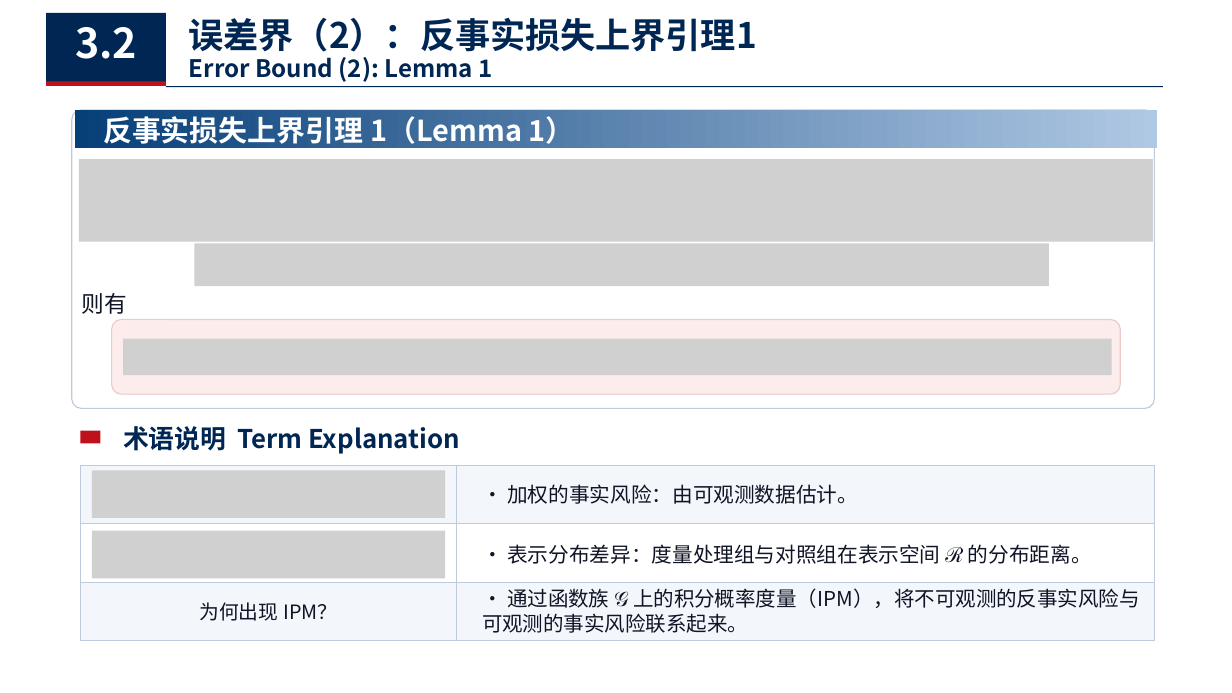
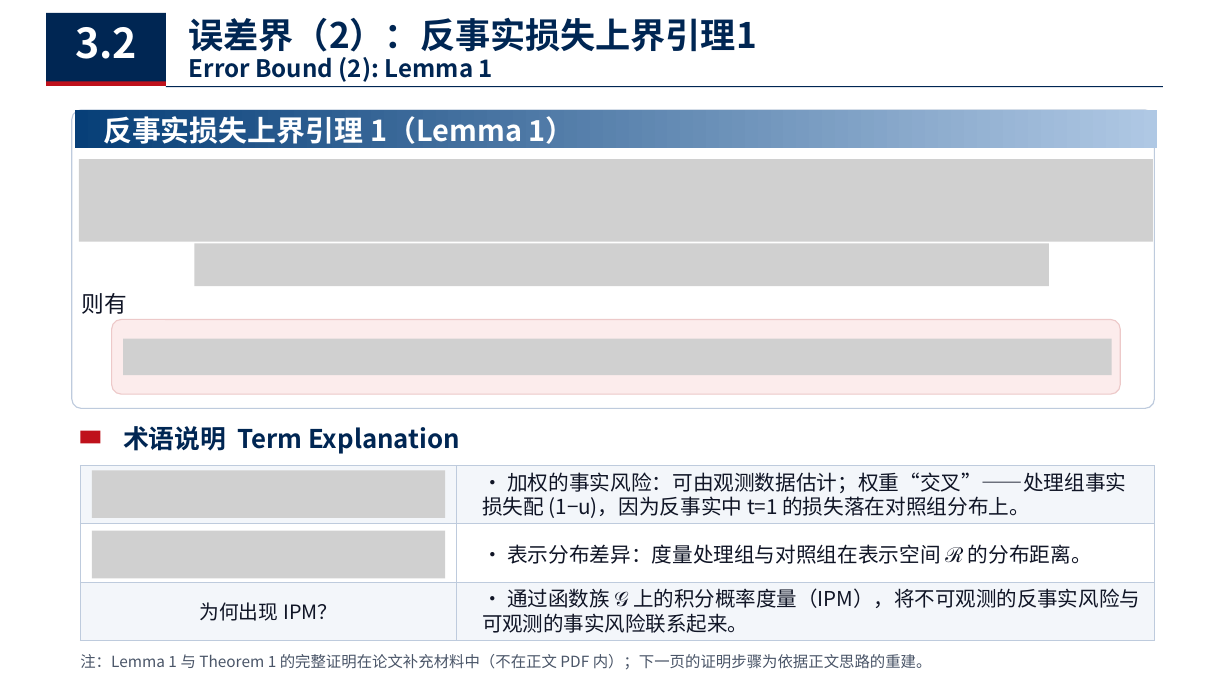
Before and after one commit to chanearly2002/Stastical_Computing, a slide deck: slide 15 of 个体处理效应估计.pptx (slide 11 before the commit). Drawn at 1232x693 pixels with LibreOffice and Linux fonts; fonts in the diff are those of the drawing; grey boxes stand for pictures. Boxes give left, top, right and bottom in pixels: in the first picture for what was removed or moved away, otherwise in the second. Text is boxed around its words. In the diff, an @@ line names an element or a change of style, - is before the commit and + after.

```diff
--- a/个体处理效应估计.pptx
+++ b/个体处理效应估计.pptx
@@ text at (482, 472, 1126, 518): text changed @@
-• 加权的事实风险：由可观测数据估计。
+• 加权的事实风险：可由观测数据估计；权重“交叉”——处理组事实损失配 (1−u)，因为反事实中 t=1 的损失落在对照组分布上。
@@ text added at (80, 654, 932, 670), 12 pt, text #4A5568 @@
+注：Lemma 1 与 Theorem 1 的完整证明在论文补充材料中（不在正文 PDF 内）；下一页的证明步骤为依据正文思路的重建。
```
Also in this commit, not shown: 9 other slides changed, 4 slides added, 1 other file.
